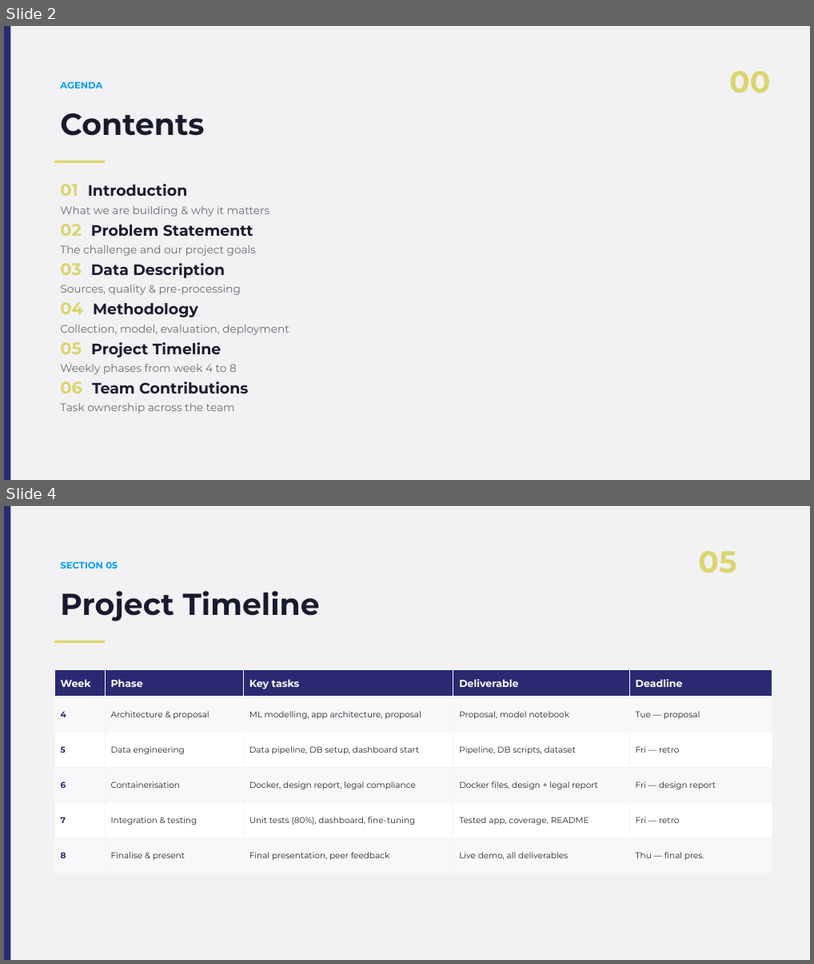
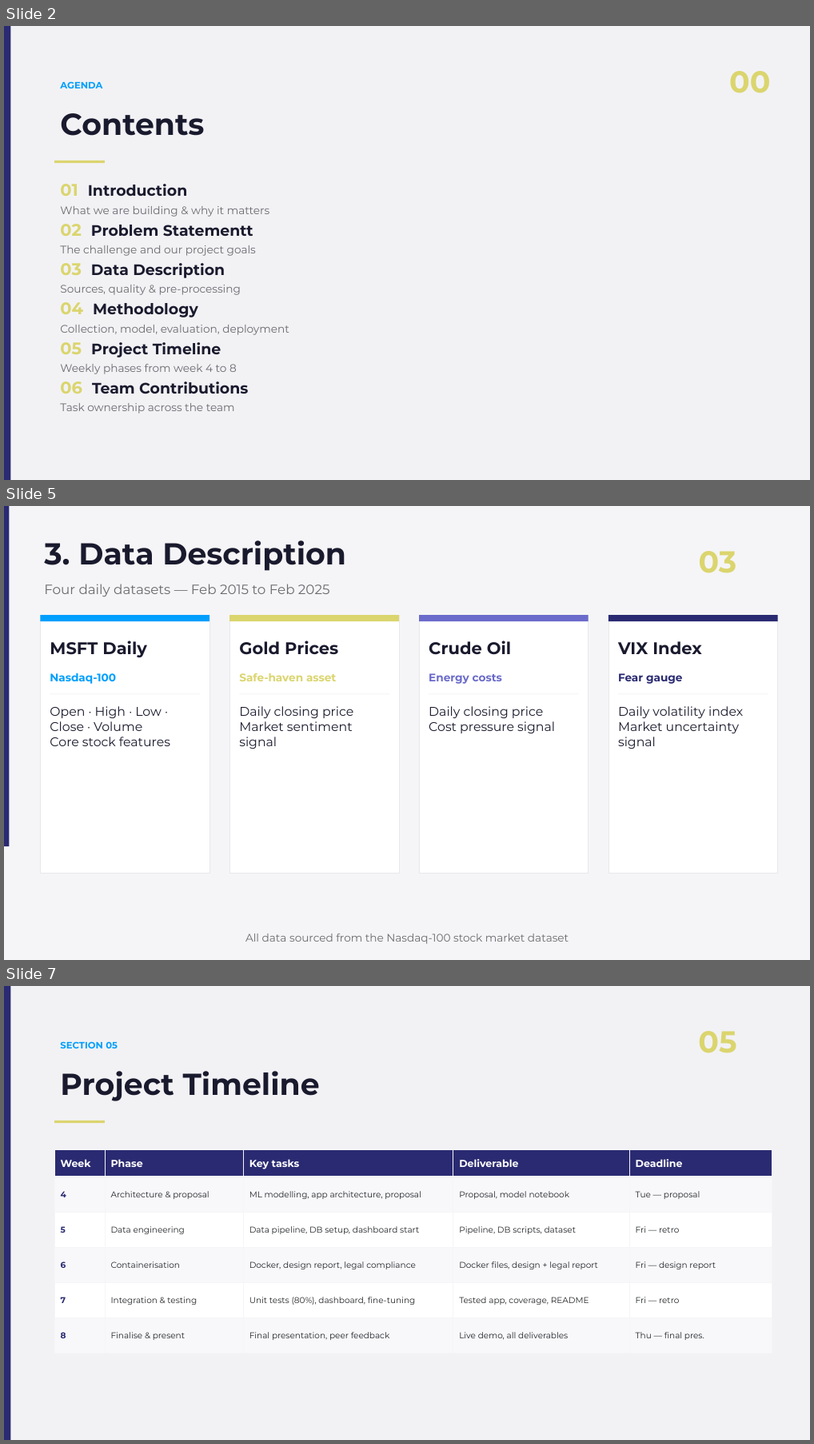
Before and after one commit to TimurKambarov/MSFT_Forecaster, a slide deck: datalabtasks_deliverables/Task 6 Group Project Proposals/Presentation/Group Project Proposal presentation.pptx. Shown one above the other, each under a label of ours: slides 2 and 4 before the commit, slides 2, 5 and 7 after it; the slides between them are not shown. The pictures are 814x964 and 814x1444 pixels, drawn with LibreOffice and Linux fonts; fonts in the diff are those of the drawing. Boxes give left, top, right and bottom in pixels: in the first picture for what was removed or moved away, otherwise in the second. Text is boxed around its words. In the diff, an @@ line names an element or a change of style, - is before the commit and + after.

```diff
--- a/datalabtasks_deliverables/Task 6 Group Project Proposals/Presentation/Group Project Proposal presentation.pptx
+++ b/datalabtasks_deliverables/Task 6 Group Project Proposals/Presentation/Group Project Proposal presentation.pptx
@@ slide 5 added at bbox=[4, 506, 810, 960], background #F5F5F7 @@
@@ rectangle added at bbox=[4, 506, 9, 846], fill #2A2A72 @@
@@ text added at bbox=[44, 540, 346, 571], 36 pt, text #1A1A2E, bold @@
+3. Data Description
@@ text added at bbox=[699, 551, 738, 573], 36 pt, text #DBD56E, bold @@
+03
@@ text added at bbox=[44, 584, 330, 597], 16 pt, text #6B6B70 @@
+Four daily datasets — Feb 2015 to Feb 2025
@@ rectangle added at bbox=[40, 615, 210, 873], fill #FFFFFF, outline #E8E8EC 0.5 pt @@
@@ rectangle added at bbox=[40, 615, 210, 621], fill #009FFD @@
@@ rectangle added at bbox=[230, 615, 399, 873], fill #FFFFFF, outline #E8E8EC 0.5 pt @@
@@ rectangle added at bbox=[230, 615, 399, 621], fill #DBD56E @@
@@ rectangle added at bbox=[420, 615, 589, 873], fill #FFFFFF, outline #E8E8EC 0.5 pt @@
@@ rectangle added at bbox=[420, 615, 589, 621], fill #6B6BCB @@
@@ rectangle added at bbox=[609, 615, 778, 873], fill #FFFFFF, outline #E8E8EC 0.5 pt @@
@@ rectangle added at bbox=[609, 615, 778, 621], fill #2A2A72 @@
@@ text added at bbox=[50, 640, 147, 658], 20 pt, text #1A1A2E, bold @@
+MSFT Daily
@@ text added at bbox=[239, 640, 338, 655], 20 pt, text #1A1A2E, bold @@
+Gold Prices
@@ text added at bbox=[429, 640, 511, 655], 20 pt, text #1A1A2E, bold @@
+Crude Oil
@@ text added at bbox=[618, 641, 702, 654], 20 pt, text #1A1A2E, bold @@
+VIX Index
@@ text added at bbox=[50, 673, 116, 684], 13 pt, text #009FFD, bold @@
+Nasdaq-100
@@ text added at bbox=[239, 673, 336, 681], 13 pt, text #DBD56E, bold @@
+Safe-haven asset
@@ text added at bbox=[429, 673, 502, 684], 13 pt, text #6B6BCB, bold @@
+Energy costs
@@ text added at bbox=[618, 673, 682, 684], 13 pt, text #2A2A72, bold @@
+Fear gauge
@@ line added from (50, 694) to (200, 694), #E8E8EC 0.5 pt @@
@@ line added from (239, 694) to (390, 694), #E8E8EC 0.5 pt @@
@@ line added from (430, 694) to (579, 694), #E8E8EC 0.5 pt @@
@@ line added from (618, 694) to (769, 694), #E8E8EC 0.5 pt @@
@@ text added at bbox=[50, 706, 170, 746], 15 pt, text #1A1A2E @@
+Open · High · Low · Close · Volume
+Core stock features
@@ text added at bbox=[239, 706, 354, 748], 15 pt, text #1A1A2E @@
+Daily closing price
+Market sentiment signal
@@ text added at bbox=[429, 706, 555, 733], 15 pt, text #1A1A2E @@
+Daily closing price
+Cost pressure signal
@@ text added at bbox=[618, 706, 743, 748], 15 pt, text #1A1A2E @@
+Daily volatility index
+Market uncertainty signal
@@ text added at bbox=[246, 933, 569, 944], 13 pt, text #6B6B70 @@
+All data sourced from the Nasdaq-100 stock market dataset
@@ what was slide 4 is now slide 7 @@
```
Also in this commit, not shown: 1 slide changed, 3 other slides added.
